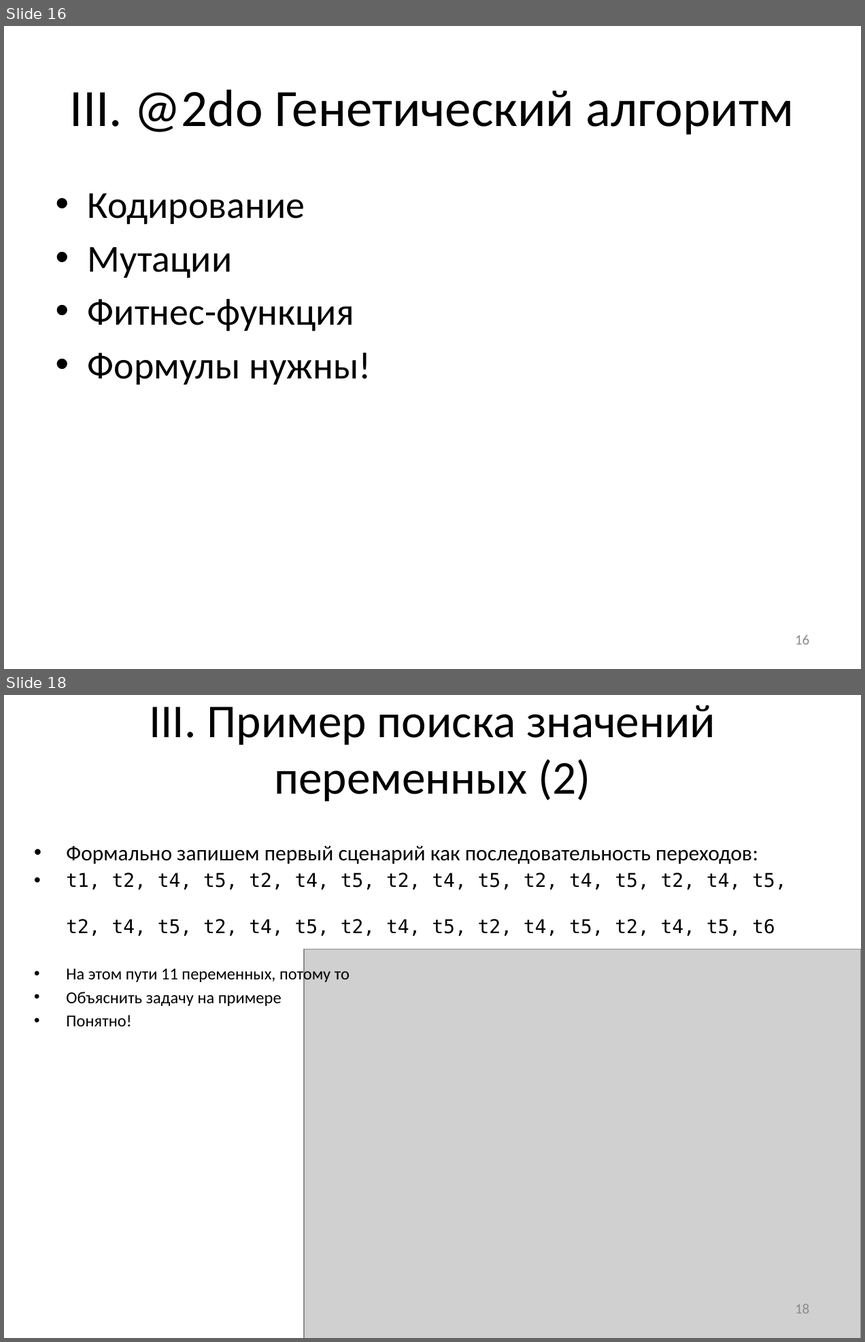
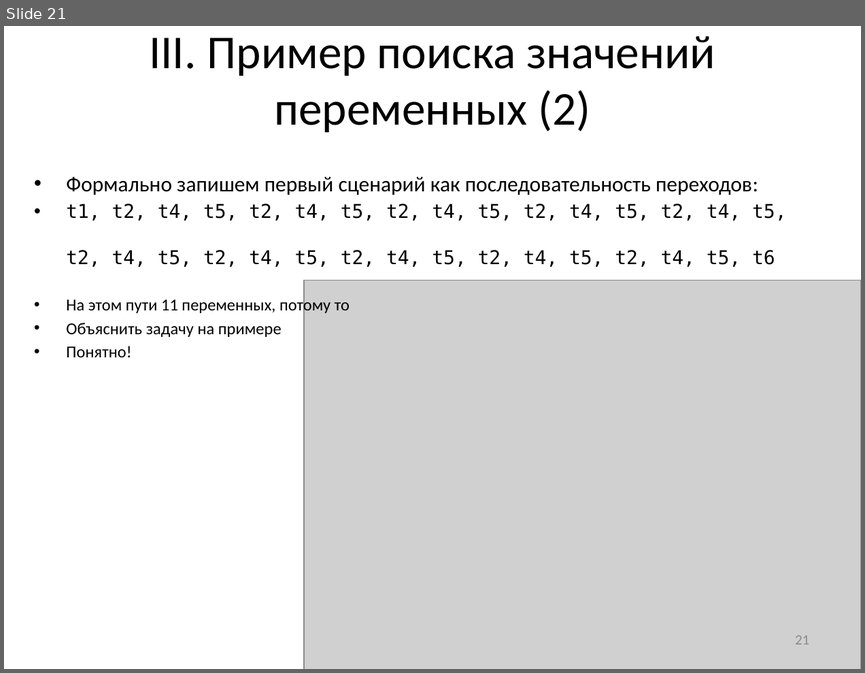
Before and after one commit to nohoper/masters, a slide deck: kmu.pptx. Shown one above the other, each under a label of ours: slides 16 and 18 before the commit, slide 21 after it; the slides between them are not shown. The pictures are 865x1342 and 865x673 pixels, drawn with LibreOffice and Linux fonts; fonts in the diff are those of the drawing; grey boxes stand for pictures. Boxes give left, top, right and bottom in pixels: in the first picture for what was removed or moved away, otherwise in the second. Text is boxed around its words. In the diff, an @@ line names an element or a change of style, - is before the commit and + after.

```diff
--- a/kmu.pptx
+++ b/kmu.pptx
@@ slide 16 removed at [4, 26, 861, 669], background #FFFFFF @@
@@ title removed at [70, 89, 794, 135] @@
-III. @2do Генетический алгоритм
@@ text removed at [88, 193, 371, 384] @@
-• Кодирование
-• Мутации
-• Фитнес-функция
-• Формулы нужны!
@@ page number removed at [795, 635, 809, 644] @@
-16
@@ what was slide 18 is now slide 21 @@
@@ page number at [795, 635, 809, 644]: text changed @@
-18
+21
```
Also in this commit, not shown: 16 slides changed, 4 slides added.
